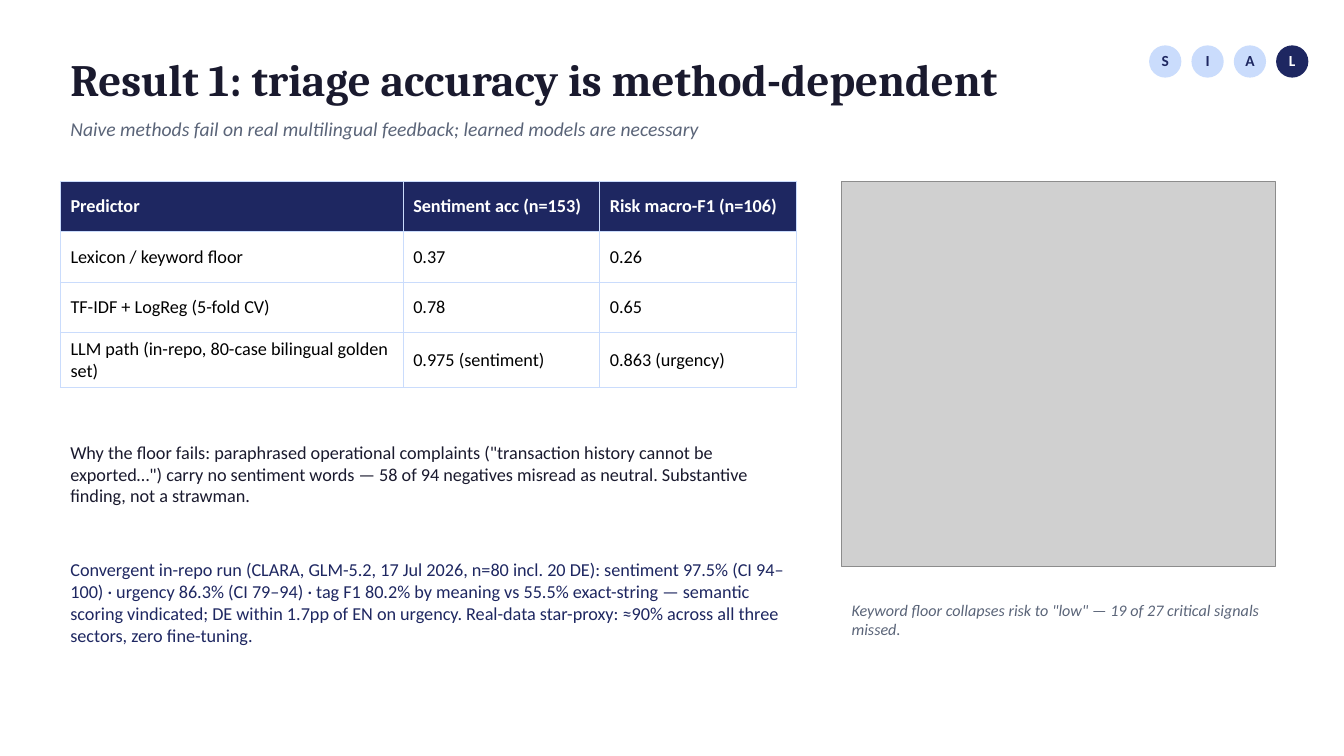
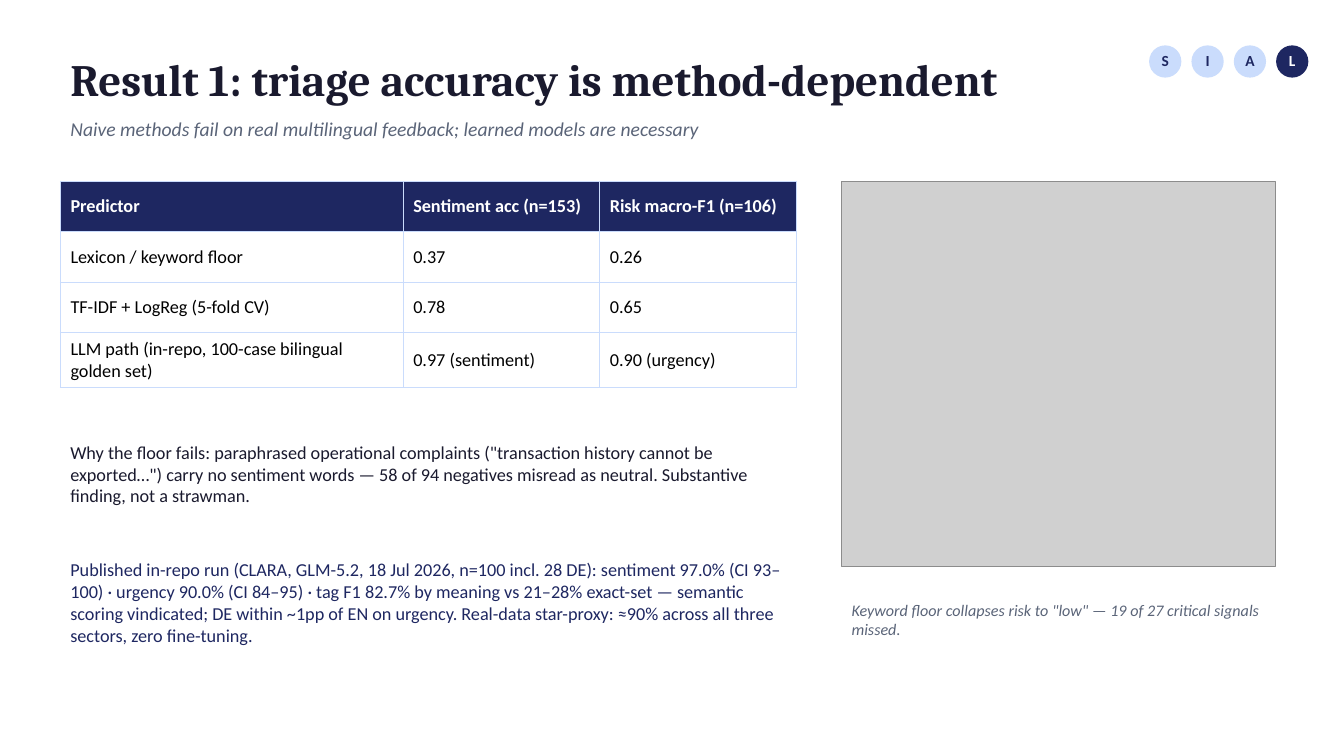
Before and after one commit to fogu13/CLARA, a slide deck: slide 13 of thesis/defense/defense_deck.pptx (slide 8 before the commit). Drawn at 1344x756 pixels with LibreOffice and Linux fonts; fonts in the diff are those of the drawing; grey boxes stand for pictures. Boxes give left, top, right and bottom in pixels: in the first picture for what was removed or moved away, otherwise in the second. Text is boxed around its words. In the diff, an @@ line names an element or a change of style, - is before the commit and + after.

```diff
--- a/thesis/defense/defense_deck.pptx
+++ b/thesis/defense/defense_deck.pptx
@@ table at bbox=[60, 181, 797, 384] @@
-row 4: LLM path (in-repo, 80-case bilingual golden set) | 0.975 (sentiment) | 0.863 (urgency)
+row 4: LLM path (in-repo, 100-case bilingual golden set) | 0.97 (sentiment) | 0.90 (urgency)
@@ text at bbox=[70, 563, 780, 645]: text changed @@
-Convergent in-repo run (CLARA, GLM-5.2, 17 Jul 2026, n=80 incl. 20 DE): sentiment 97.5% (CI 94–100) · urgency 86.3% (CI 79–94) · tag F1 80.2% by meaning vs 55.5% exact-string — semantic scoring vindicated; DE within 1.7pp of EN on urgency. Real-data star-proxy: ≈90% across all three sectors, zero fine-tuning.
+Published in-repo run (CLARA, GLM-5.2, 18 Jul 2026, n=100 incl. 28 DE): sentiment 97.0% (CI 93–100) · urgency 90.0% (CI 84–95) · tag F1 82.7% by meaning vs 21–28% exact-set — semantic scoring vindicated; DE within ~1pp of EN on urgency. Real-data star-proxy: ≈90% across all three sectors, zero fine-tuning.
```
Also in this commit, not shown: 4 other slides changed, 5 slides added, 15 other files.
